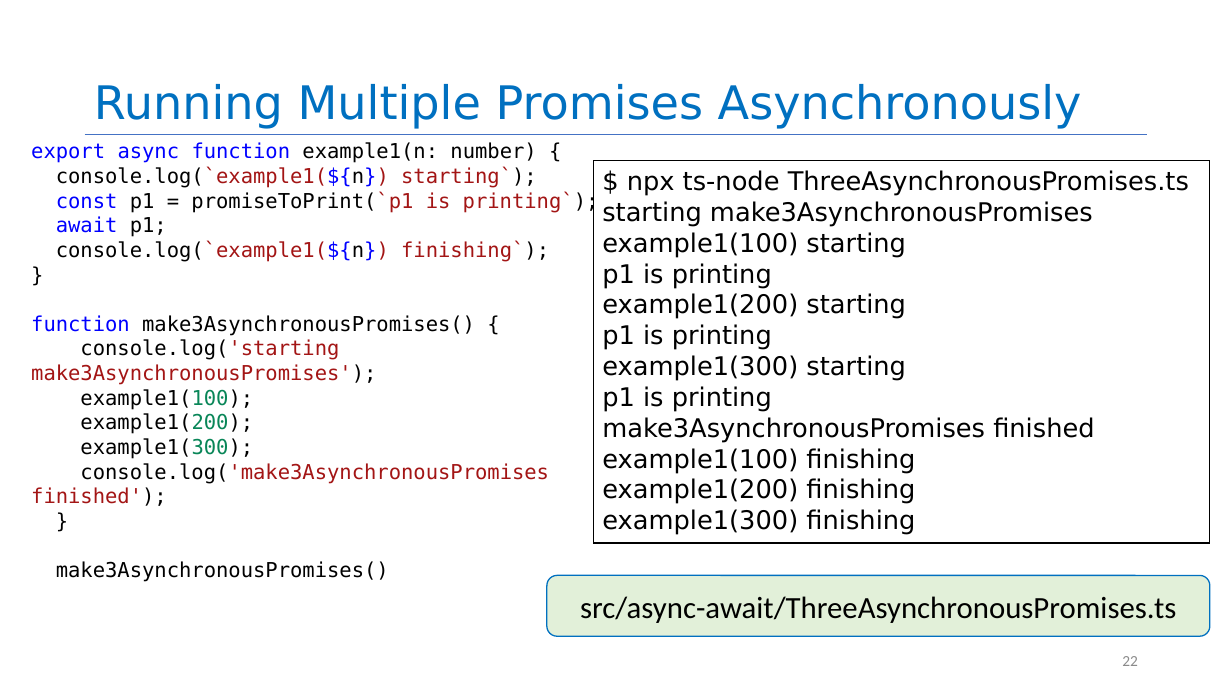
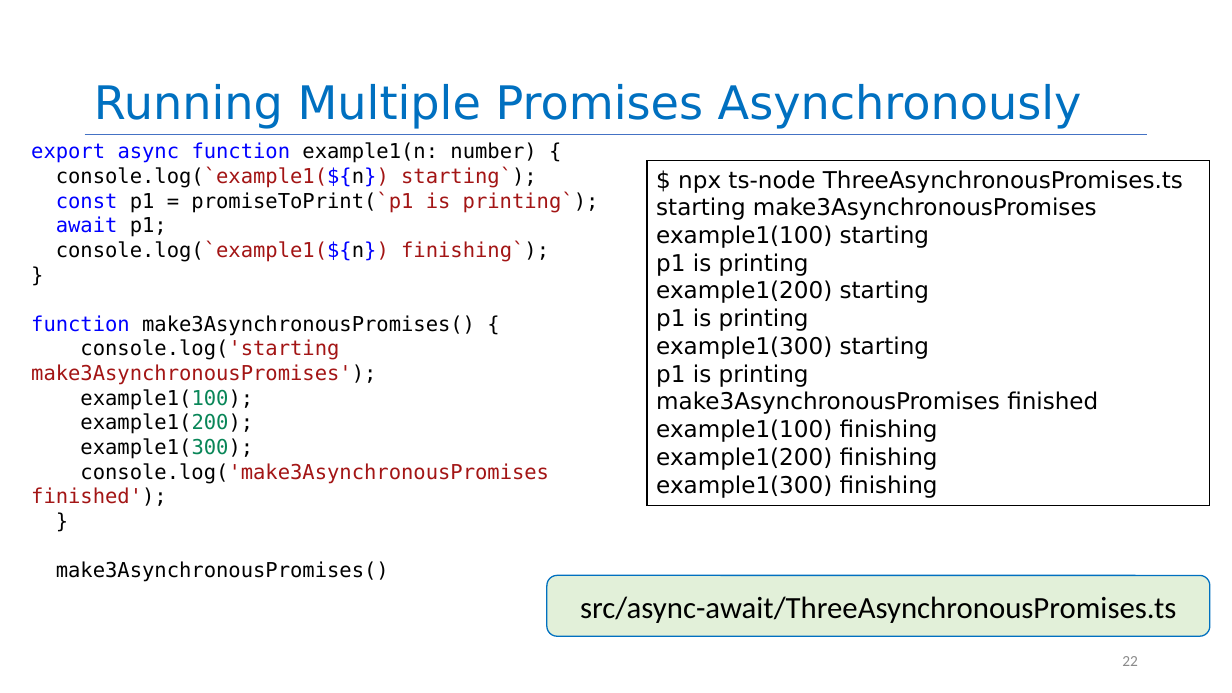
Before and after one commit to neu-se/CS4530-Spring-2025, a slide deck: slide 22 of Slides/Module 06 Concurrency Patterns in Typescript.pptx. Drawn at 1232x693 pixels with LibreOffice and Linux fonts; fonts in the diff are those of the drawing. Boxes give left, top, right and bottom in pixels: in the first picture for what was removed or moved away, otherwise in the second. Text is boxed around its words. In the diff, an @@ line names an element or a change of style, - is before the commit and + after.

```diff
--- a/Slides/Module 06 Concurrency Patterns in Typescript.pptx
+++ b/Slides/Module 06 Concurrency Patterns in Typescript.pptx
@@ rectangle "$ npx ts-node ThreeAsynchronousPromises.ts": place and size @@
-rectangle "$ npx ts-node ThreeAsynchronousPromises.ts" at (593,161,1210,543)
+rectangle "$ npx ts-node ThreeAsynchronousPromises.ts" at (647,161,1210,506)
@@ rectangle "$ npx ts-node ThreeAsynchronousPromises.ts" at (647,161,1210,506): size 20 to 18 pt @@
```
Also in this commit, not shown: 14 other slides changed, 1 other file.
